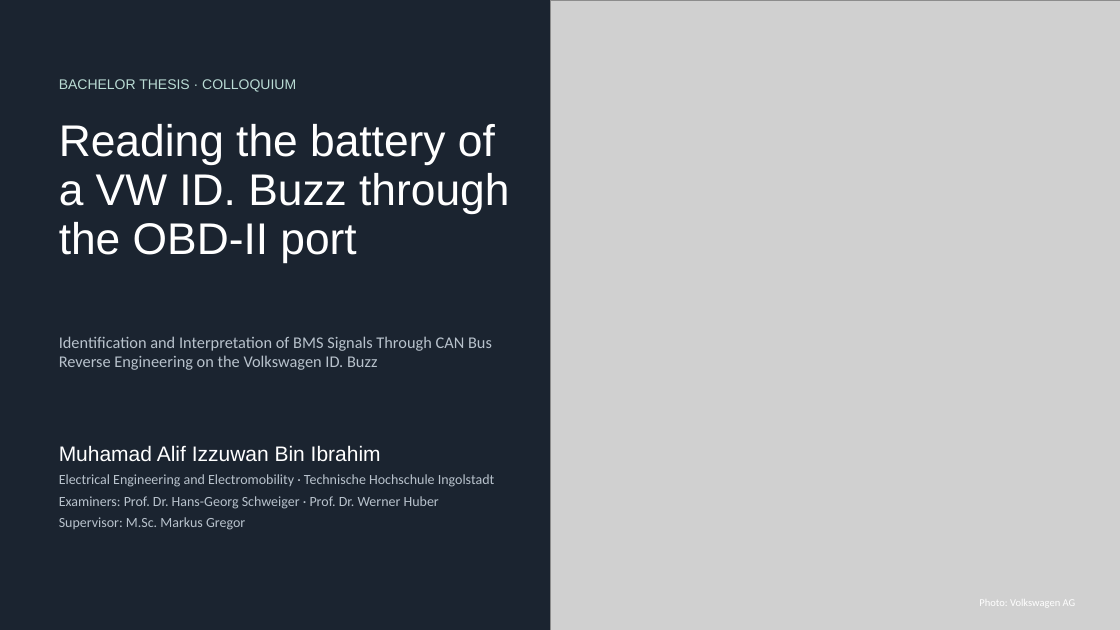
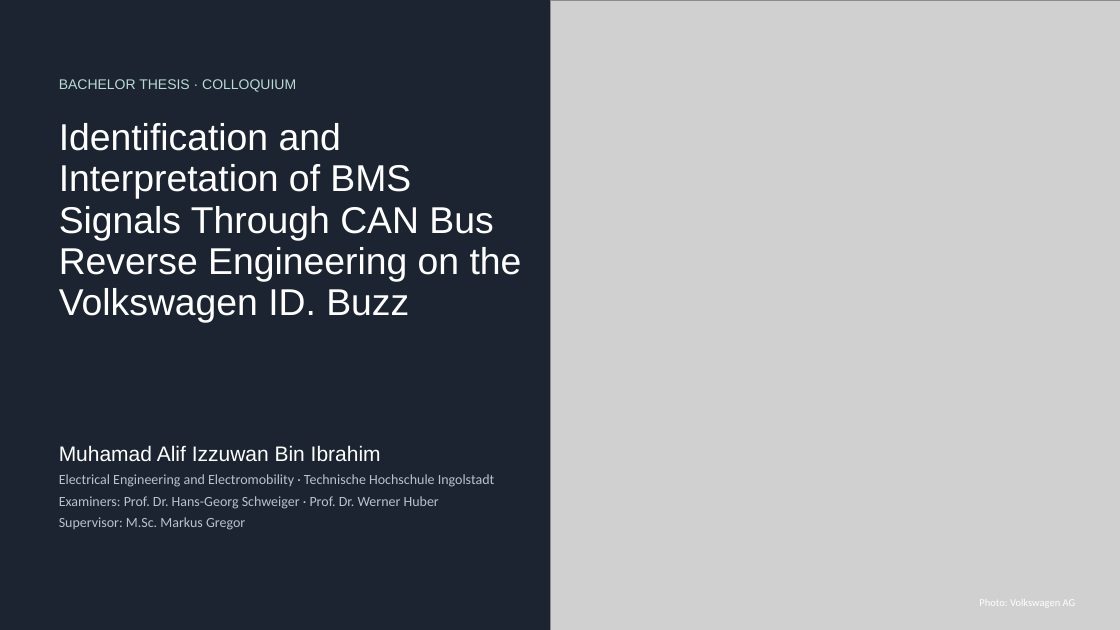
Before and after one commit to Alifizz01/CANedge2-UDS-implementation-Thesis, a slide deck: slide 1 of 60_Final_Presentation/colloquium_slides.pptx. Drawn at 1120x630 pixels with LibreOffice and Linux fonts; fonts in the diff are those of the drawing; grey boxes stand for pictures. Boxes give left, top, right and bottom in pixels: in the first picture for what was removed or moved away, otherwise in the second. Text is boxed around its words. In the diff, an @@ line names an element or a change of style, - is before the commit and + after.

Commit message:
Presentation: use the thesis title on the title slide

```diff
--- a/60_Final_Presentation/colloquium_slides.pptx
+++ b/60_Final_Presentation/colloquium_slides.pptx
@@ text "Identification and Interpretation of BMS ...": place and size @@
-text "Identification and Interpretation of BMS ..." at [59,336,492,370]
+text "Identification and Interpretation of BMS ..." at [59,123,522,323]
@@ text "Identification and Interpretation of BMS ..." at [59,123,522,323]: size 14 to 32 pt, font Calibri to Arial, text colour #B8C2CC to #FFFFFF; line spacing 1 to 0.92 @@
@@ text removed at [59,124,509,262] @@
-Reading the battery of a VW ID. Buzz through the OBD-II port
```
Also in this commit, not shown: 1 other file.
